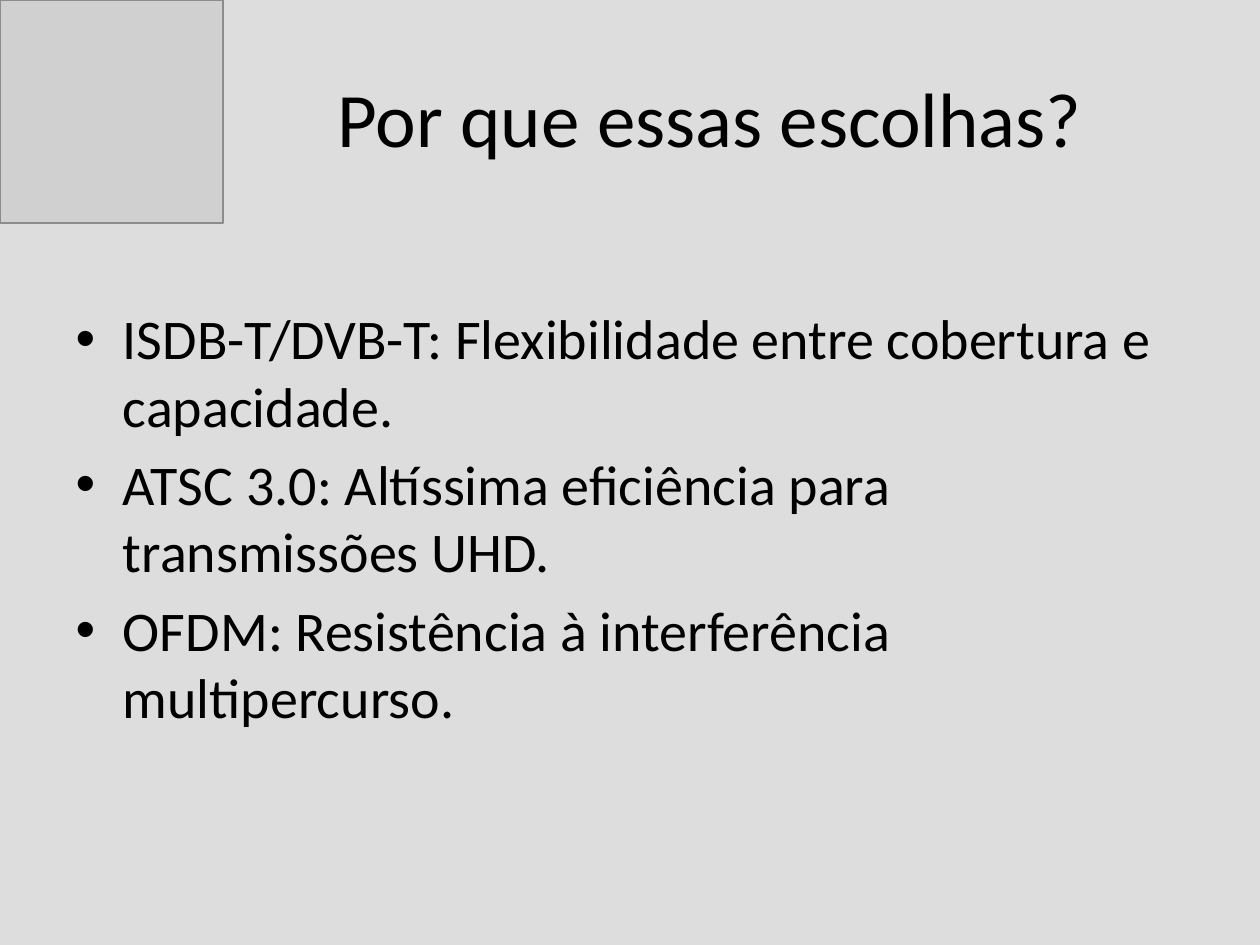
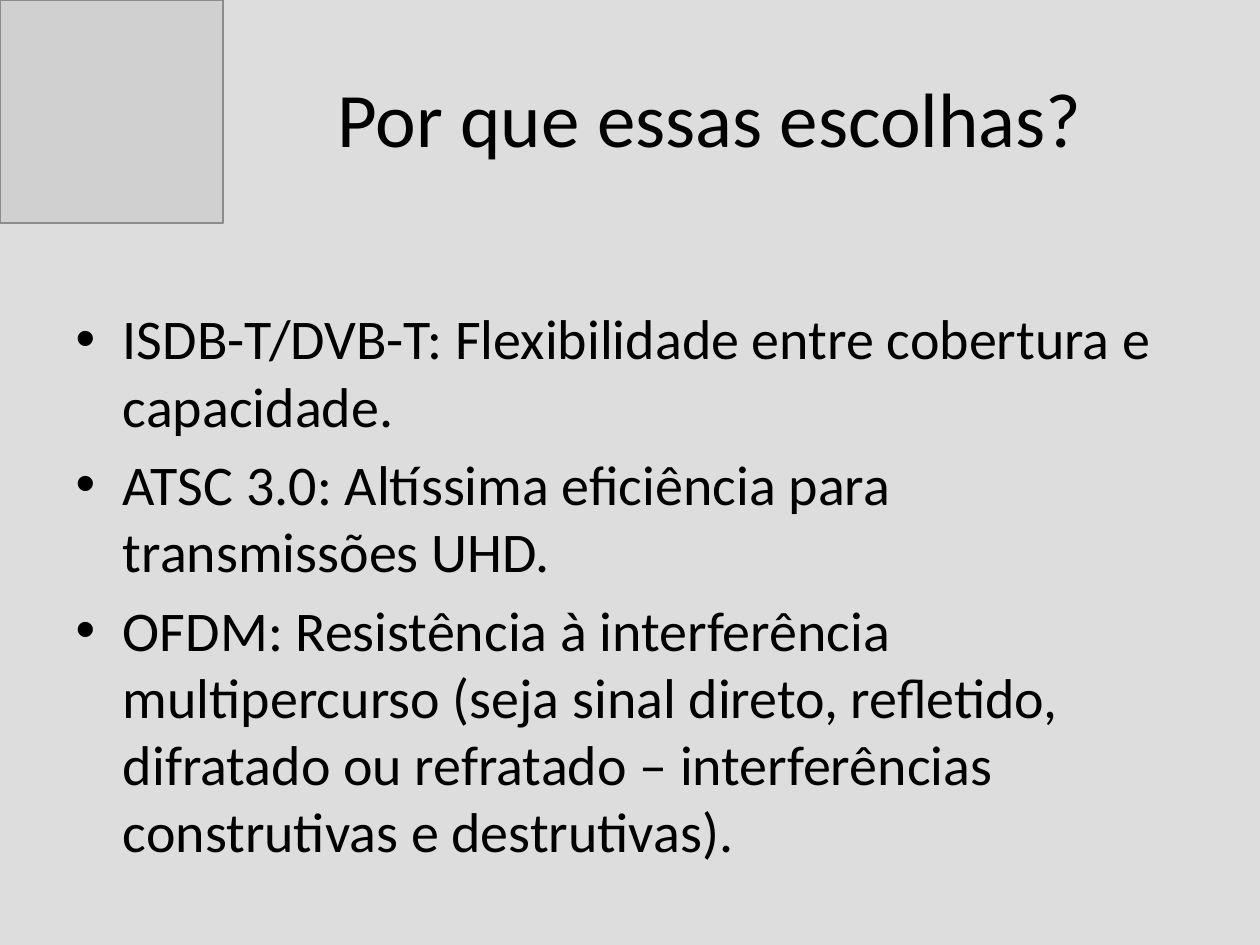
Before and after one commit to alenior/IFCE, a slide deck: slide 17 of P7/TV DIGITAL/modulacao_tv_digital.odp. Drawn at 1260x945 pixels with LibreOffice and Linux fonts; fonts in the diff are those of the drawing; grey boxes stand for pictures. Boxes give left, top, right and bottom in pixels: in the first picture for what was removed or moved away, otherwise in the second. Text is boxed around its words. In the diff, an @@ line names an element or a change of style, - is before the commit and + after.

```diff
--- a/P7/TV DIGITAL/modulacao_tv_digital.odp
+++ b/P7/TV DIGITAL/modulacao_tv_digital.odp
@@ text at <box>123,612,1058,860</box>: text changed @@
-• OFDM: Resistência à interferência multipercurso.
+• OFDM: Resistência à interferência multipercurso (seja sinal direto, refletido, difratado ou refratado – interferências construtivas e destrutivas).
```
Also in this commit, not shown: 5 other slides changed, 4 other files.
